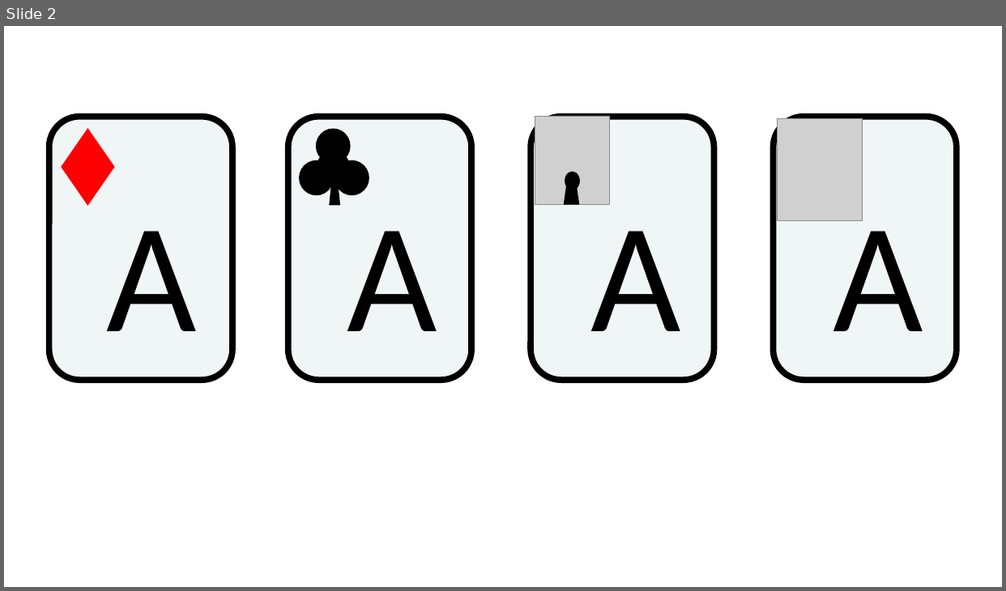
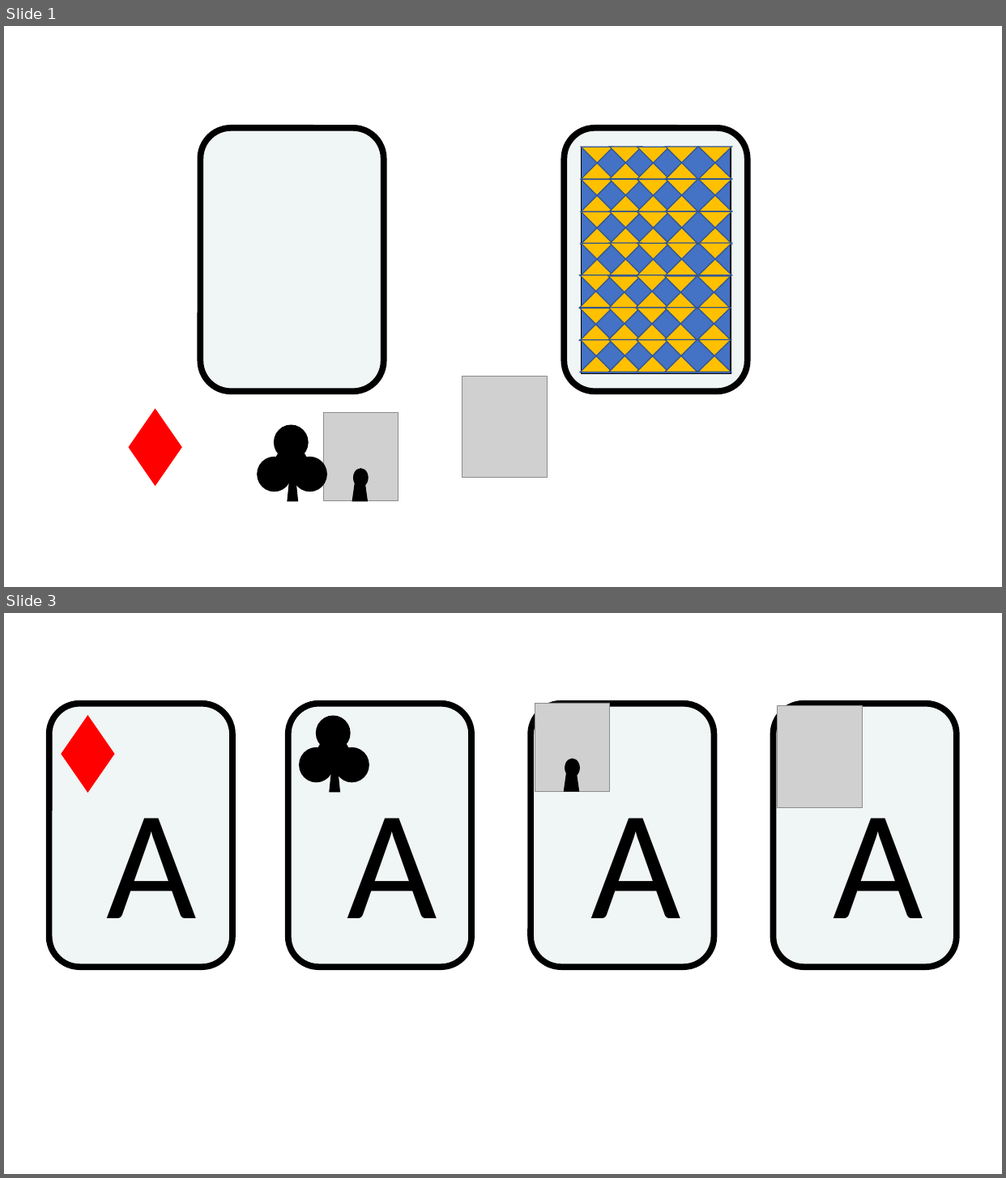
Before and after one commit to abriggs914/Coding_Practice, a slide deck: Resources/Cards/cards presentation.pptx. Shown one above the other, each under a label of ours: slide 2 before the commit, slides 1 and 3 after it; the slides between them are not shown. The pictures are 1006x591 and 1006x1178 pixels, drawn with LibreOffice and Linux fonts; fonts in the diff are those of the drawing; grey boxes stand for pictures. Boxes give left, top, right and bottom in pixels: in the first picture for what was removed or moved away, otherwise in the second. Text is boxed around its words. In the diff, an @@ line names an element or a change of style, - is before the commit and + after.

```diff
--- a/Resources/Cards/cards presentation.pptx
+++ b/Resources/Cards/cards presentation.pptx
@@ slide 1 added at box(4, 26, 1002, 587), background #FFFFFF @@
@@ rounded rectangle added at box(200, 128, 384, 391), fill #F0F5F5, outline #000000 6 pt @@
@@ group added at box(564, 128, 748, 391): 35 flow chart collates, 1 rounded rectangle, 1 rectangle @@
@@ picture added at box(462, 377, 547, 478) @@
@@ diamond added at box(129, 409, 181, 485), fill #FF0000, outline #FF0000 1 pt @@
@@ picture added at box(324, 413, 398, 501) @@
@@ group added at box(258, 426, 326, 501): 3 ellipses, 1 flow chart extract, 1 trapezoid @@
@@ trapezoid added at box(353, 476, 368, 501), fill #000000, outline #000000 1 pt @@
@@ ellipse added at box(354, 469, 368, 487), fill #000000, outline #000000 1 pt @@
@@ what was slide 2 is now slide 3 @@
```
Also in this commit, not shown: 1 other slide added, 1 slide removed, 41 other files.
